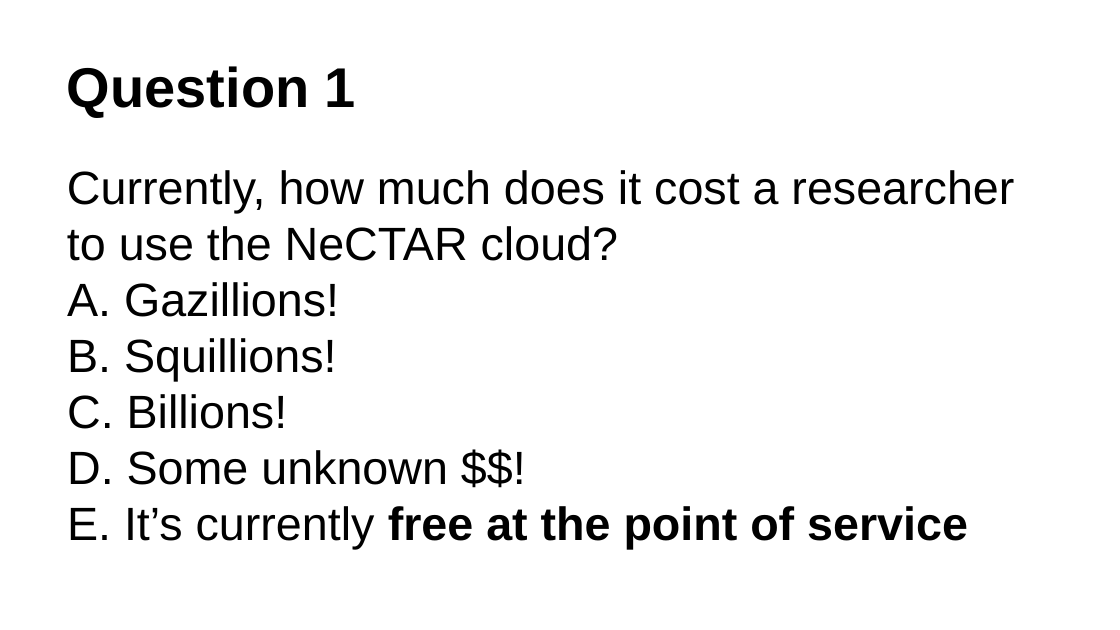
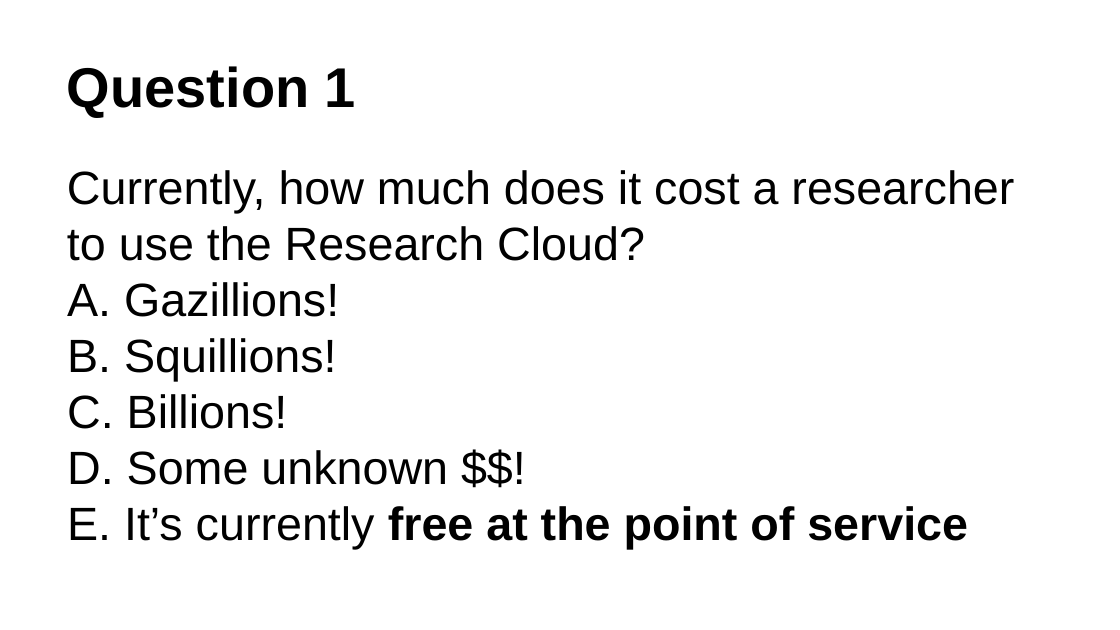
Before and after one commit to resbaz/nectar-cloud-lessons, a slide deck: slide 2 of Lessons/Lesson_I/Lesson_I_Questions.pptx. Drawn at 1120x630 pixels with LibreOffice and Linux fonts; fonts in the diff are those of the drawing. Boxes give left, top, right and bottom in pixels: in the first picture for what was removed or moved away, otherwise in the second. Text is boxed around its words. In the diff, an @@ line names an element or a change of style, - is before the commit and + after.

```diff
--- a/Lessons/Lesson_I/Lesson_I_Questions.pptx
+++ b/Lessons/Lesson_I/Lesson_I_Questions.pptx
@@ text at [67,170,1014,261]: text changed @@
-Currently, how much does it cost a researcher to use the NeCTAR cloud?
+Currently, how much does it cost a researcher to use the Research Cloud?
```
Also in this commit, not shown: 6 other slides changed, 1 slide added, 1 other file.
